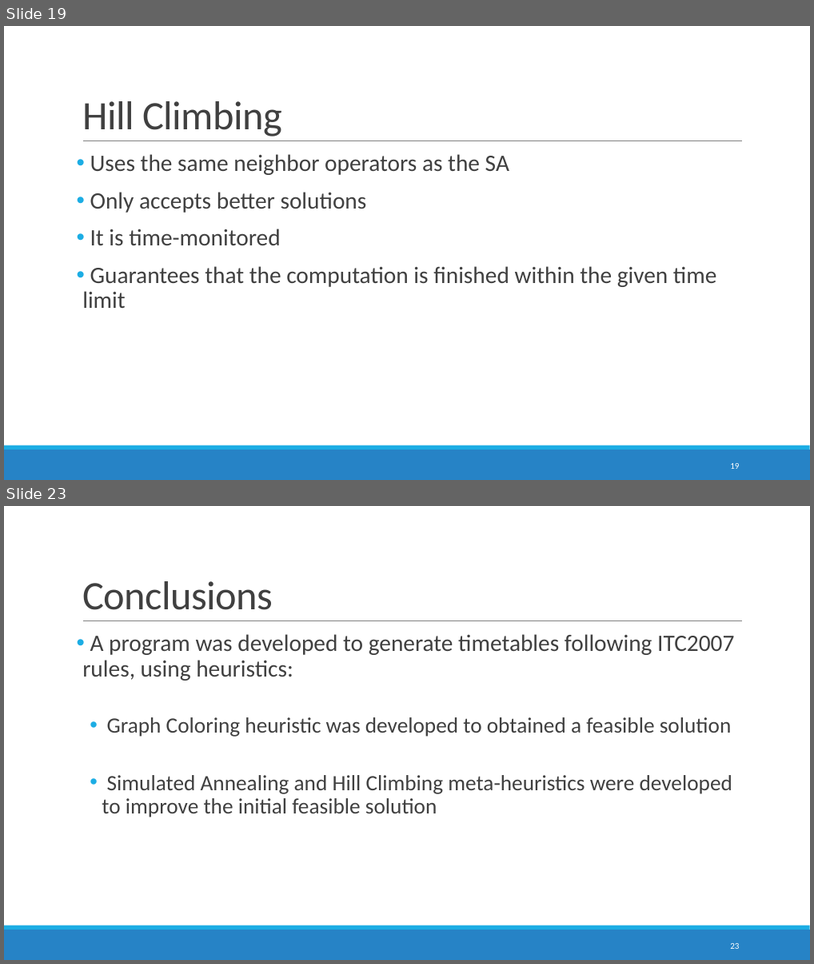
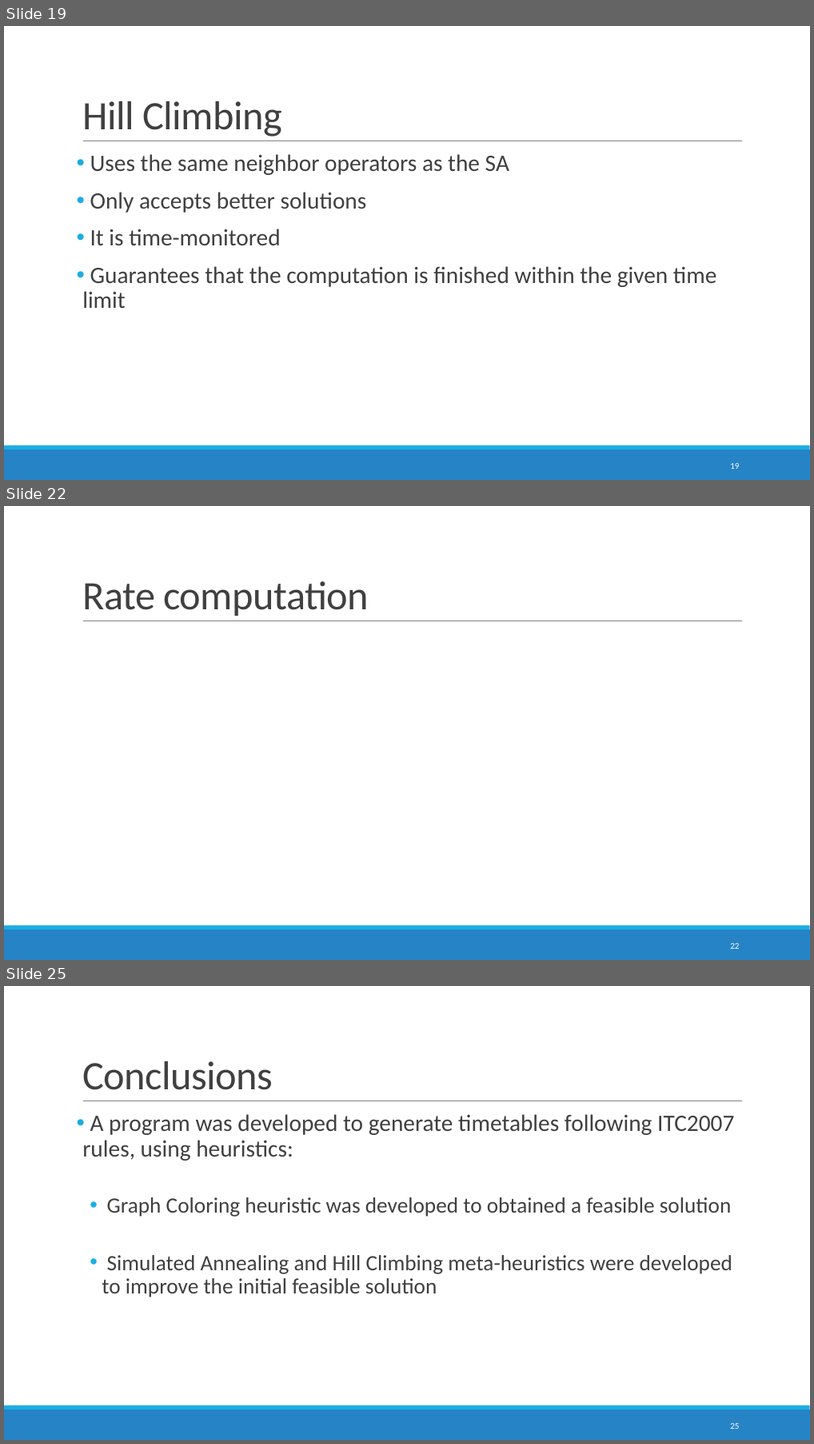
Before and after one commit to devilsdante/isel-examtimetabling-2014-2015, a slide deck: doc/Apresentação Oral/AFinal.pptx. Shown one above the other, each under a label of ours: slides 19 and 23 before the commit, slides 19, 22 and 25 after it; the slides between them are not shown. The pictures are 814x964 and 814x1444 pixels, drawn with LibreOffice and Linux fonts; fonts in the diff are those of the drawing. Boxes give left, top, right and bottom in pixels: in the first picture for what was removed or moved away, otherwise in the second. Text is boxed around its words. In the diff, an @@ line names an element or a change of style, - is before the commit and + after.

```diff
--- a/doc/Apresentação Oral/AFinal.pptx
+++ b/doc/Apresentação Oral/AFinal.pptx
@@ slide 22 added at <box>4,506,810,960</box>, background #FFFFFF; not listed: 3 template elements that a slide beside it also shows @@
@@ title added at <box>82,581,369,616</box>, 48 pt, text #404040 @@
+Rate computation
@@ page number added at <box>730,943,739,948</box>, 10.5 pt, text #FFFFFF @@
+22
@@ what was slide 23 is now slide 25 @@
@@ page number at <box>730,1423,739,1428</box>: text changed @@
-23
+25
```
Also in this commit, not shown: 6 slides changed, 1 other slide added, 6 other files.
